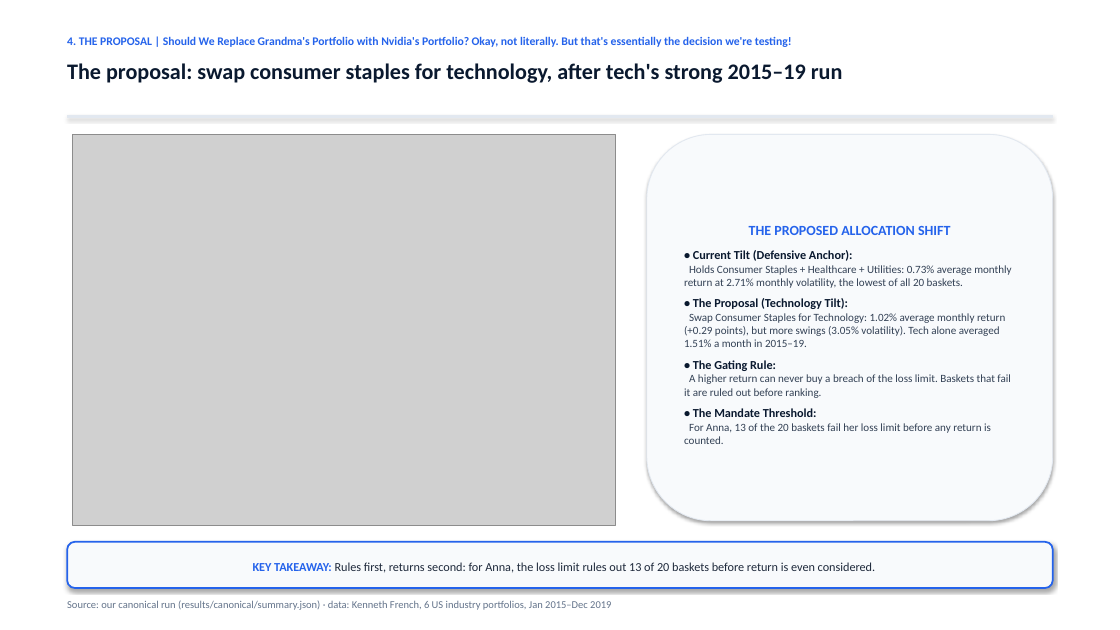
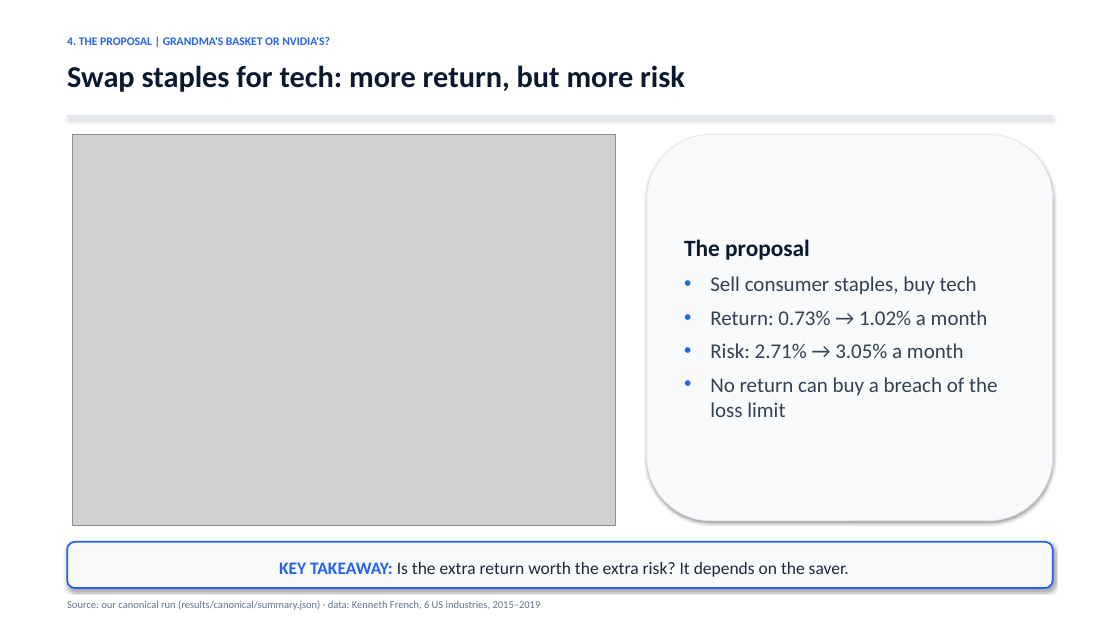
Before and after one commit to jonas221101/quantum-hackathon-finance, a slide deck: slide 14 of docs/deck/MBB_Pitch_Presentation_reviewed.pptx. Drawn at 1120x630 pixels with LibreOffice and Linux fonts; fonts in the diff are those of the drawing; grey boxes stand for pictures. Boxes give left, top, right and bottom in pixels: in the first picture for what was removed or moved away, otherwise in the second. Text is boxed around its words. In the diff, an @@ line names an element or a change of style, - is before the commit and + after.

```diff
--- a/docs/deck/MBB_Pitch_Presentation_reviewed.pptx
+++ b/docs/deck/MBB_Pitch_Presentation_reviewed.pptx
@@ text at [67,37,330,45]: text changed @@
-4. THE PROPOSAL | Should We Replace Grandma's Portfolio with Nvidia's Portfolio? Okay, not literally. But that's essentially the decision we're testing!
+4. THE PROPOSAL | GRANDMA'S BASKET OR NVIDIA'S?
@@ text at [67,65,685,92]: text changed; size 19 to 26 pt @@
-The proposal: swap consumer staples for technology, after tech's strong 2015–19 run
+Swap staples for tech: more return, but more risk
@@ text in rounded rectangle at [684,239,997,417]: text changed; size 9.5 to 18 pt @@
-THE PROPOSED ALLOCATION SHIFT
-• Current Tilt (Defensive Anchor):
-Holds Consumer Staples + Healthcare + Utilities: 0.73% average monthly return at 2.71% monthly volatility, the lowest of all 20 baskets.
-• The Proposal (Technology Tilt):
-Swap Consumer Staples for Technology: 1.02% average monthly return (+0.29 points), but more swings (3.05% volatility). Tech alone averaged 1.51% a month in 2015–19.
-• The Gating Rule:
-A higher return can never buy a breach of the loss limit. Baskets that fail it are ruled out before ranking.
-• The Mandate Threshold:
-For Anna, 13 of the 20 baskets fail her loss limit before any return is counted.
+The proposal
+• Sell consumer staples, buy tech
+• Return: 0.73% → 1.02% a month
+• Risk: 2.71% → 3.05% a month
+• No return can buy a breach of the loss limit
@@ text in rounded rectangle at [279,562,849,577]: text changed; size 10.5 to 15 pt @@
-KEY TAKEAWAY: Rules first, returns second: for Anna, the loss limit rules out 13 of 20 baskets before return is even considered.
+KEY TAKEAWAY: Is the extra return worth the extra risk? It depends on the saver.
@@ text at [67,600,541,610]: text changed @@
-Source: our canonical run (results/canonical/summary.json) · data: Kenneth French, 6 US industry portfolios, Jan 2015–Dec 2019
+Source: our canonical run (results/canonical/summary.json) · data: Kenneth French, 6 US industries, 2015–2019
```
Also in this commit, not shown: 13 other slides changed, 1 other file.
